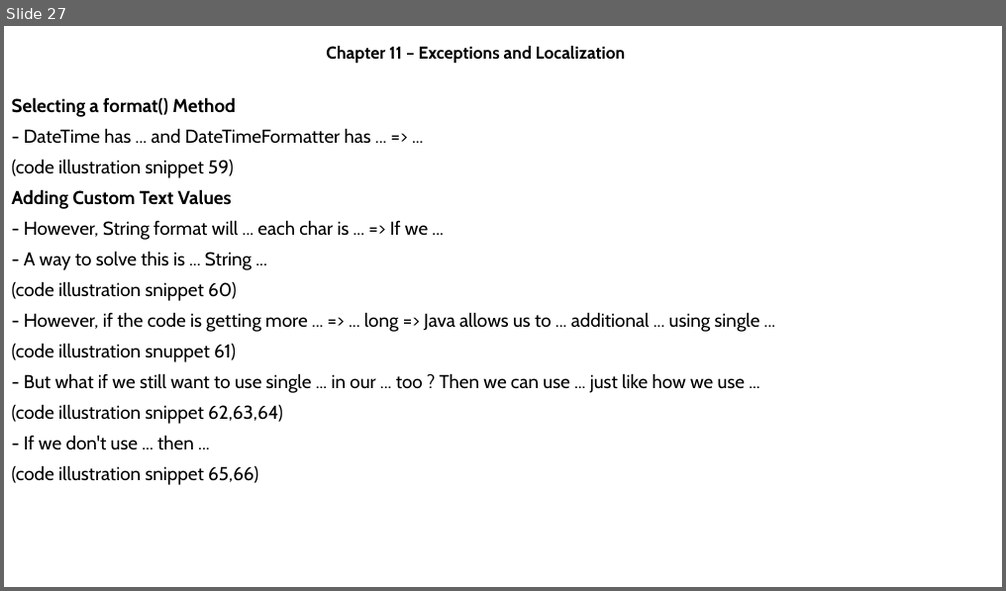
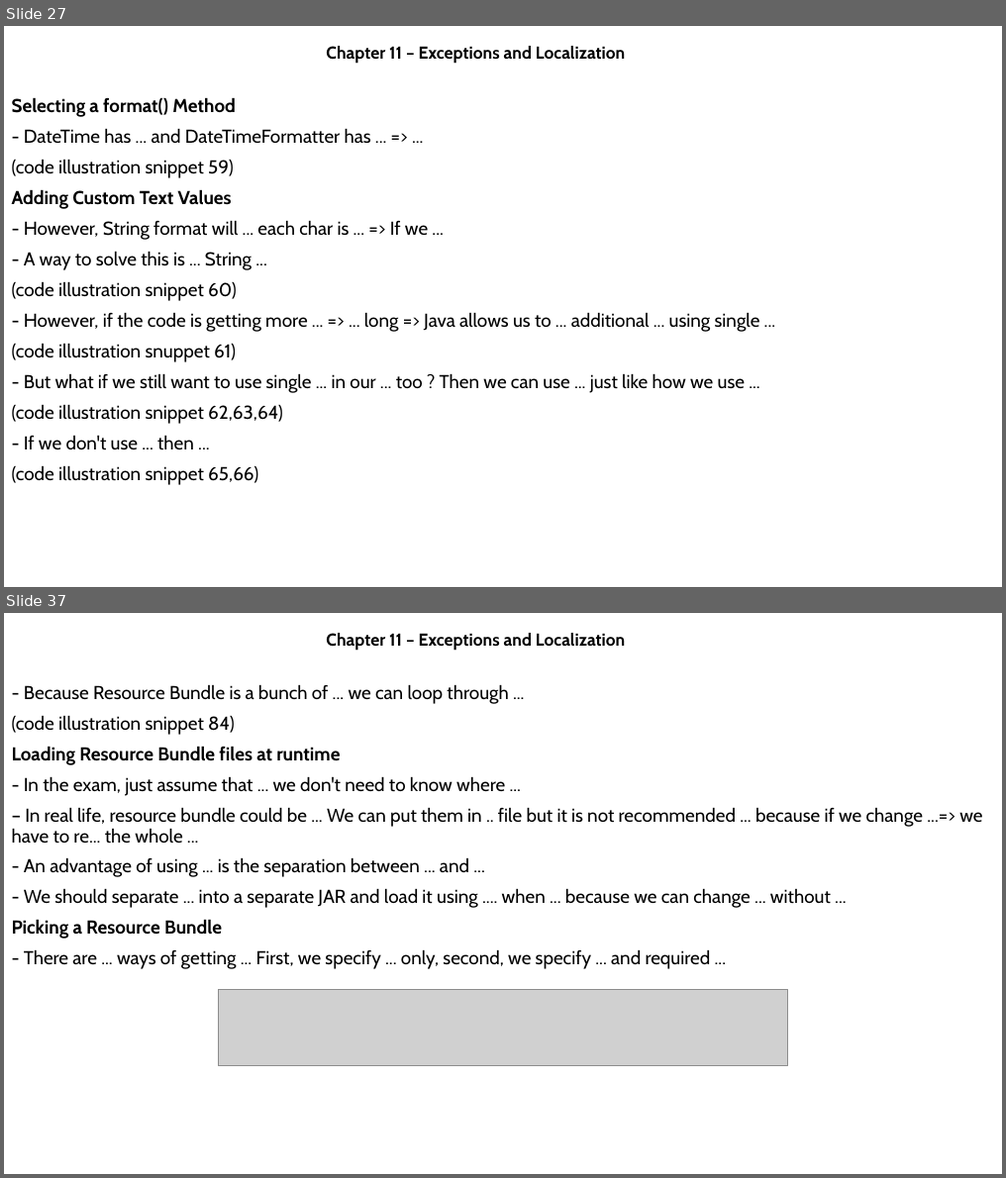
Before and after one commit to MaiDinhVinh/CS-Java, a slide deck: OCP17/Chapter 11 - Exceptions and Localization.pptx. Shown one above the other, each under a label of ours: slide 27 before the commit, slides 27 and 37 after it; the slides between them are not shown. The pictures are 1006x591 and 1006x1178 pixels, drawn with LibreOffice and Linux fonts; fonts in the diff are those of the drawing; grey boxes stand for pictures. Boxes give left, top, right and bottom in pixels: in the first picture for what was removed or moved away, otherwise in the second. Text is boxed around its words. In the diff, an @@ line names an element or a change of style, - is before the commit and + after.

```diff
--- a/OCP17/Chapter 11 - Exceptions and Localization.pptx
+++ b/OCP17/Chapter 11 - Exceptions and Localization.pptx
@@ slide 37 added at (4, 613, 1002, 1174), background #FFFFFF @@
@@ subtitle added at (326, 633, 625, 651), 16.6 pt, text #000000, bold @@
+Chapter 11 – Exceptions and Localization
@@ text added at (12, 684, 982, 969), 18 pt, text #000000 @@
+- Because Resource Bundle is a bunch of ... we can loop through ...
+(code illustration snippet 84)
+Loading Resource Bundle files at runtime
+- In the exam, just assume that ... we don't need to know where ...
+– In real life, resource bundle could be ... We can put them in .. file but it is not recommended ... because if we change ...=> we have to re... the whole ...
+- An advantage of using ... is the separation between ... and ...
+- We should separate ... into a separate JAR and load it using .... when ... because we can change ... without ...
+Picking a Resource Bundle
+- There are ... ways of getting ... First, we specify ... only, second, we specify ... and required ...
@@ picture added at (218, 989, 788, 1066) @@
```
Also in this commit, not shown: 13 other slides added.
